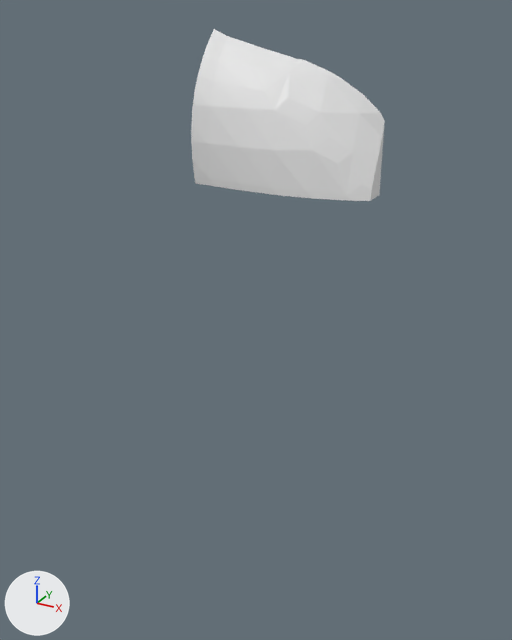
A saved change to the glTF model assets/terrain/surface_pieces/surf_40_9.glb.
Camera for both pictures: a camera (50 mm lens) standing at (101.04, 47.3, -10.51) and looking at (92.66, 62.53, -18.12). Every picture has the same lights, and +X, +Y and +Z are marked at lower left. The picture after the commit comes second. Where no turn or scale is listed for an object, it has been applied to the vertices.

Names of what the first picture shows: 'geometry_0'.
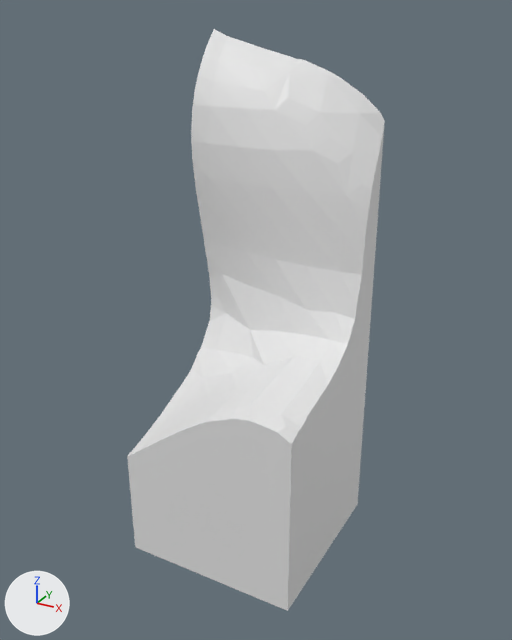
Location of each change, (x1, y1, x2, y2) in pixels of the pictures (512 x 640 px):
'geometry_0', reshaped (33% wider, 237% taller)
    before: (191, 29, 385, 201)
    after: (127, 29, 385, 611)
part 1 of me_geometry_0, built on
    before: (195, 180, 380, 201)
    after: (127, 180, 380, 611)

Patch to the scene script:
```diff
--- a/assets/terrain/surface_pieces/surf_40_9.glb.py
+++ b/assets/terrain/surface_pieces/surf_40_9.glb.py
@@ me_geometry_0 @@
 # used by ob_geometry_0; location = (0.0, 0.0, 0.0)
-me_geometry_0.from_pydata(...)  # 74 vertices, 144 faces; spans x 90.0..95.0, y 63.7..65.0, z -15.0..-11.02
+me_geometry_0.from_pydata(...)  # 186 vertices, 368 faces; spans x 90.0..95.0, y 60.0..65.0, z -25.0..-11.02
+# me_geometry_0 part 1
+# 16 vertices are removed from x 90.0..95.0, y 63.7..65.0, z -15.0
+# 59 faces are deleted
+# 128 vertices are added at x 90.0..95.0, y 60.0..65.0, z -25.0..-15.2
+# 283 new faces join them
```
